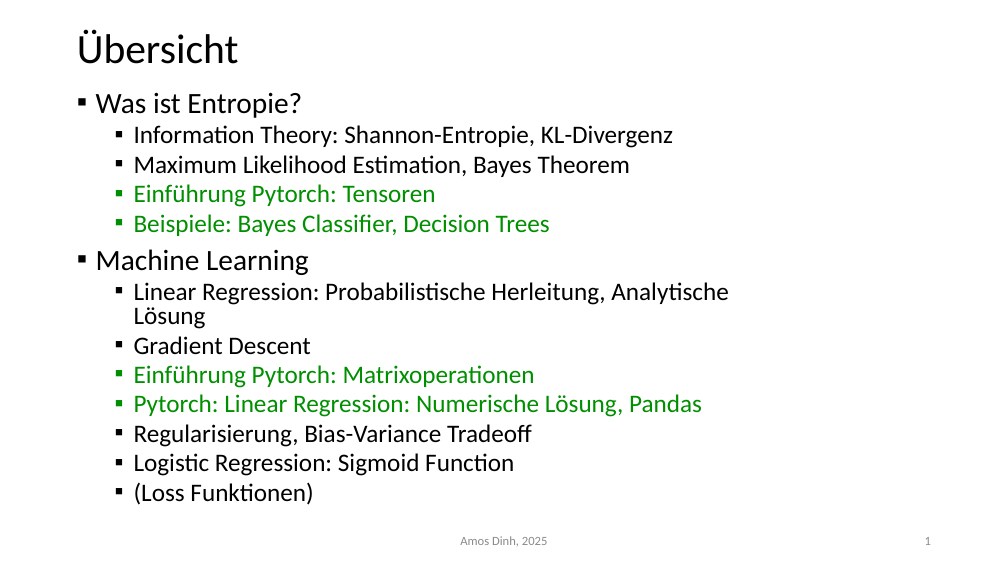
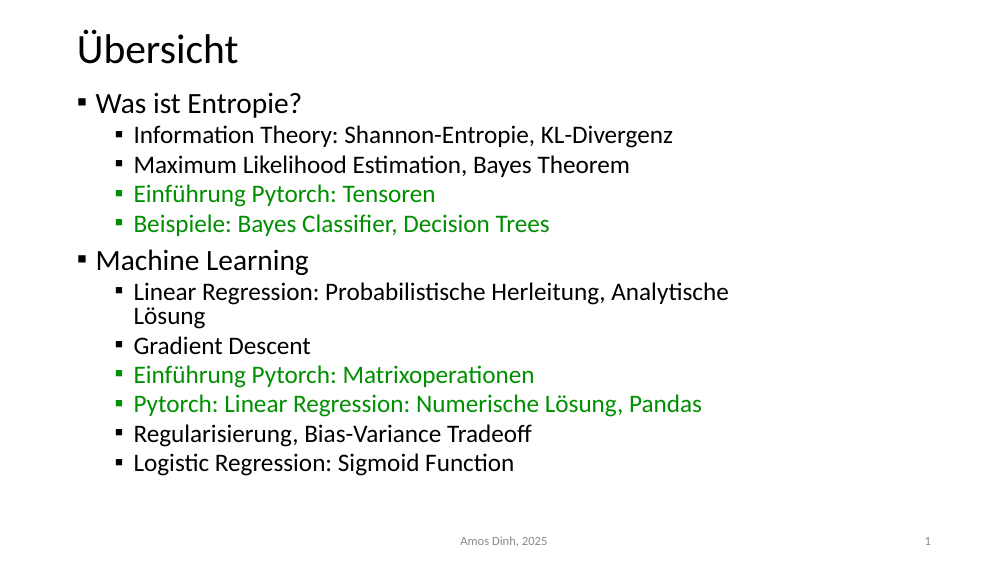
Before and after one commit to AmosDinh/MachineLearningCourse, a slide deck: slide 2 of Machine Learning.pptx. Drawn at 1008x567 pixels with LibreOffice and Linux fonts; fonts in the diff are those of the drawing. Boxes give left, top, right and bottom in pixels: in the first picture for what was removed or moved away, otherwise in the second. Text is boxed around its words. In the diff, an @@ line names an element or a change of style, - is before the commit and + after.

```diff
--- a/Machine Learning.pptx
+++ b/Machine Learning.pptx
@@ text at (134, 482, 313, 505): paragraph removed @@
-  ▪ (Loss Funktionen)
```
Also in this commit, not shown: 2 other files.
